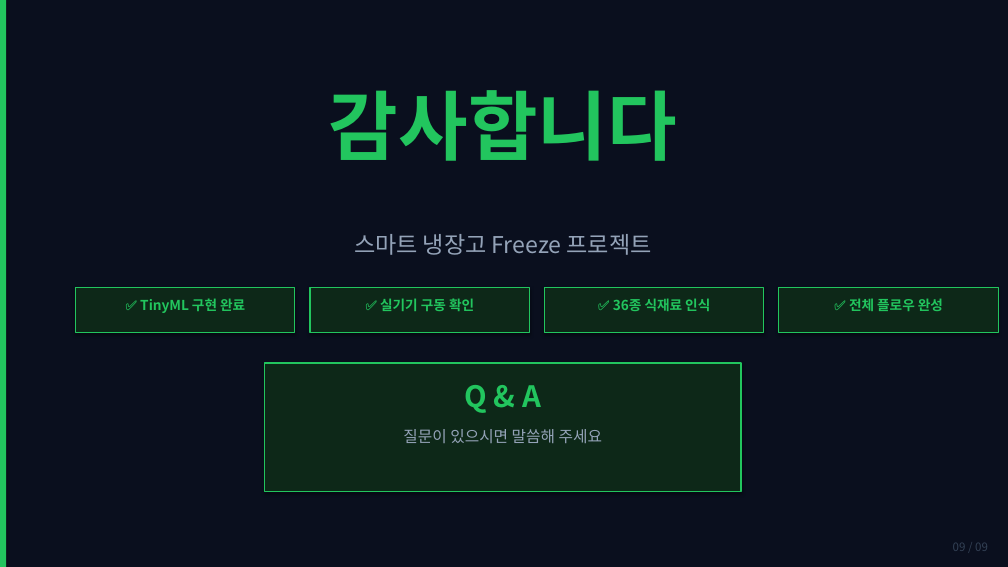
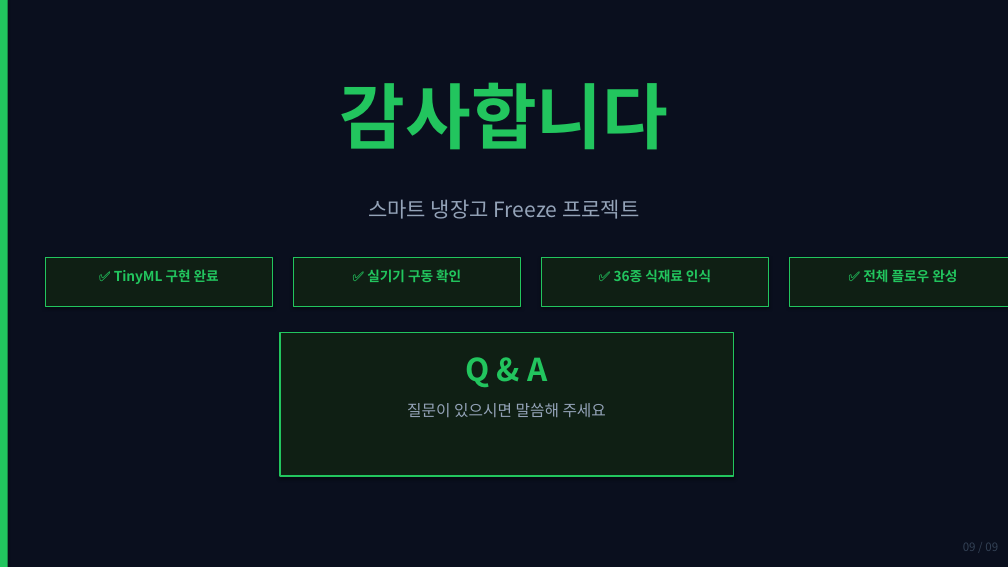
Before and after one commit to jerrryyy12/freeze, a slide deck: slide 9 of Freeze_발표자료.pptx. Drawn at 1008x567 pixels with LibreOffice and Linux fonts; fonts in the diff are those of the drawing. Boxes give left, top, right and bottom in pixels: in the first picture for what was removed or moved away, otherwise in the second. Text is boxed around its words. In the diff, an @@ line names an element or a change of style, - is before the commit and + after.

```diff
--- a/Freeze_발표자료.pptx
+++ b/Freeze_발표자료.pptx
@@ text "감사합니다": place and size @@
-text "감사합니다" at bbox=[329, 90, 677, 161]
+text "감사합니다" at bbox=[340, 82, 669, 150]
@@ text "감사합니다" at bbox=[340, 82, 669, 150]: size 72 to 68 pt @@
@@ text "스마트 냉장고 Freeze 프로젝트": place and size @@
-text "스마트 냉장고 Freeze 프로젝트" at bbox=[354, 234, 652, 255]
+text "스마트 냉장고 Freeze 프로젝트" at bbox=[368, 199, 639, 219]
@@ text "스마트 냉장고 Freeze 프로젝트" at bbox=[368, 199, 639, 219]: size 22 to 20 pt @@
@@ text "✅ TinyML 구현 완료": place and size @@
-text "✅ TinyML 구현 완료" at bbox=[140, 298, 245, 313]
+text "✅ TinyML 구현 완료" at bbox=[114, 269, 219, 284]
@@ fill #0D2818 to #0F1F14 in 5 elements at bbox=[280, 333, 734, 476], bbox=[541, 257, 768, 306], bbox=[293, 257, 520, 306], bbox=[789, 257, 1008, 306], bbox=[45, 257, 272, 306] @@
@@ rectangle: place and size @@
-rectangle at bbox=[76, 287, 295, 333]
+rectangle at bbox=[45, 257, 272, 306]
@@ text "✅ 실기기 구동 확인": place and size @@
-text "✅ 실기기 구동 확인" at bbox=[380, 298, 474, 311]
+text "✅ 실기기 구동 확인" at bbox=[367, 269, 461, 282]
@@ rectangle: place and size @@
-rectangle at bbox=[310, 287, 529, 333]
+rectangle at bbox=[293, 257, 520, 306]
@@ text "✅ 36종 식재료 인식": place and size @@
-text "✅ 36종 식재료 인식" at bbox=[645, 298, 710, 311]
+text "✅ 36종 식재료 인식" at bbox=[645, 269, 711, 282]
@@ rectangle: place and size @@
-rectangle at bbox=[544, 287, 764, 333]
+rectangle at bbox=[541, 257, 768, 306]
@@ text "✅ 전체 플로우 완성": place and size @@
-text "✅ 전체 플로우 완성" at bbox=[849, 298, 943, 311]
+text "✅ 전체 플로우 완성" at bbox=[863, 269, 957, 282]
@@ rectangle: place and size @@
-rectangle at bbox=[779, 287, 998, 333]
+rectangle at bbox=[789, 257, 1008, 306]
@@ text "Q & A": place and size @@
-text "Q & A" at bbox=[465, 385, 541, 413]
+text "Q & A" at bbox=[466, 357, 547, 388]
@@ text "Q & A" at bbox=[466, 357, 547, 388]: size 28 to 30 pt @@
@@ rectangle: place and size @@
-rectangle at bbox=[265, 363, 741, 492]
+rectangle at bbox=[280, 333, 734, 476]
@@ text "질문이 있으시면 말씀해 주세요": place and size @@
-text "질문이 있으시면 말씀해 주세요" at bbox=[403, 429, 602, 443]
+text "질문이 있으시면 말씀해 주세요" at bbox=[407, 403, 606, 417]
@@ text "09 / 09": place and size @@
-text "09 / 09" at bbox=[953, 543, 988, 551]
+text "09 / 09" at bbox=[963, 543, 998, 551]
@@ text "09 / 09" at bbox=[963, 543, 998, 551]: alignment left to right @@
```
Also in this commit, not shown: 8 other slides changed.
